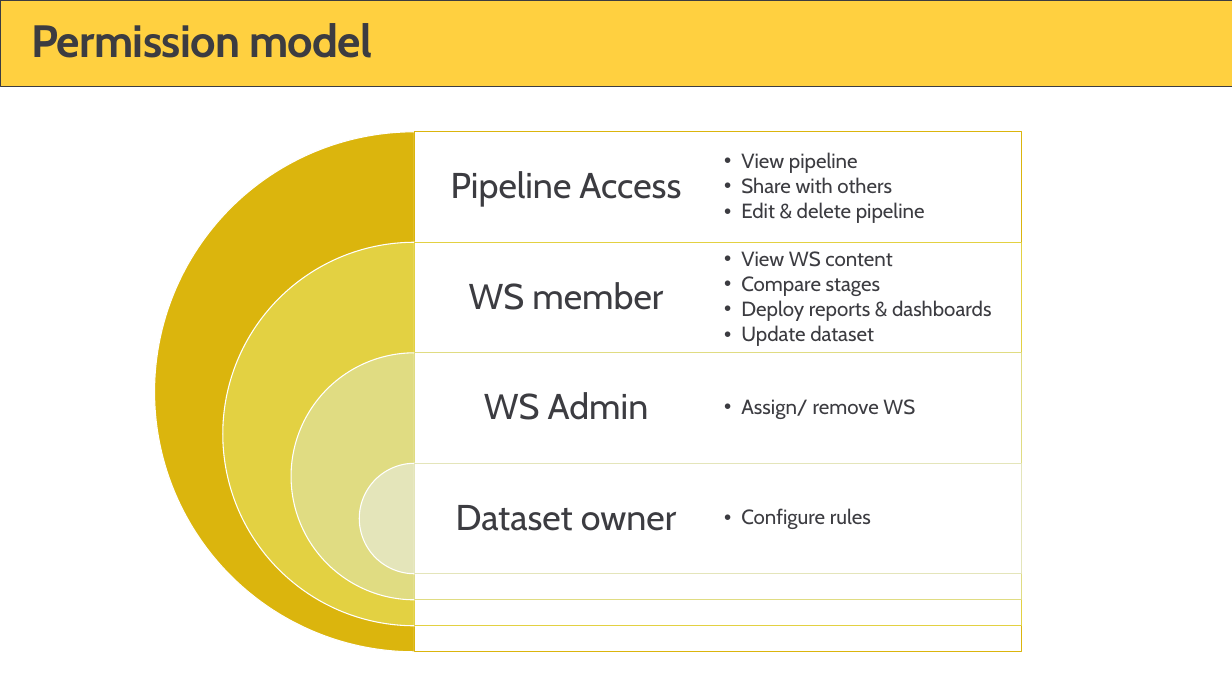
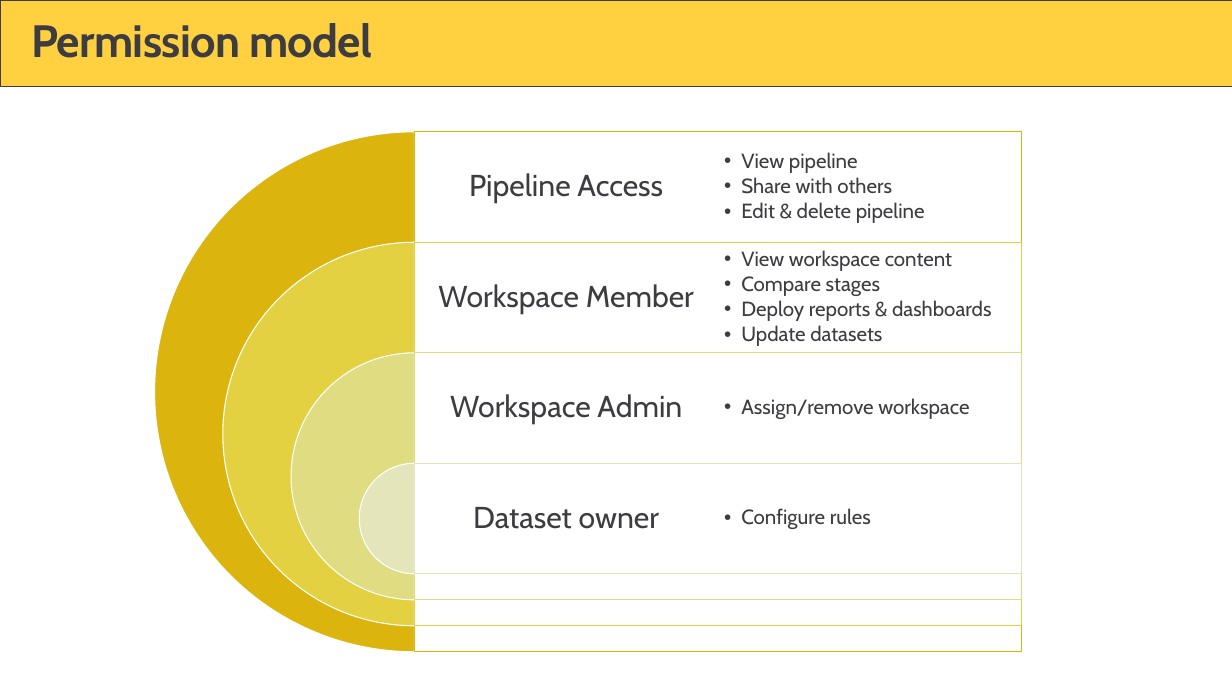
Before and after one commit to PowerBiDevCamp/Camp-Sessions, a slide deck: slide 16 of Session 15 - ALM in Power BI with Deployment Pipelines.pptx (slide 30 before the commit). Drawn at 1232x693 pixels with LibreOffice and Linux fonts; fonts in the diff are those of the drawing; background and template pictures are left out. Boxes give left, top, right and bottom in pixels: in the first picture for what was removed or moved away, otherwise in the second. Text is boxed around its words. In the diff, an @@ line names an element or a change of style, - is before the commit and + after.

```diff
--- a/Session 15 - ALM in Power BI with Deployment Pipelines.pptx
+++ b/Session 15 - ALM in Power BI with Deployment Pipelines.pptx
@@ freeform shape "Pipeline Access" at (x1=415, y1=131, x2=1022, y2=651): size 28.6 to 24 pt; less space between paragraphs @@
@@ text in free at (x1=741, y1=250, x2=952, y2=271): text changed @@
-  • View WS content
+  • View workspace content
@@ text in freeform shape at (x1=438, y1=284, x2=694, y2=314): text changed; size 28.6 to 24 pt @@
-WS member
+Workspace Member
@@ text in free at (x1=741, y1=325, x2=882, y2=346): text changed @@
-  • Update dataset
+  • Update datasets
@@ text in freeform shape at (x1=450, y1=394, x2=682, y2=425): text changed; size 28.6 to 24 pt @@
-WS Admin
+Workspace Admin
@@ text in free at (x1=741, y1=398, x2=969, y2=419): text changed @@
-  • Assign/ remove WS
+  • Assign/remove workspace
@@ freeform shape "Dataset owner" at (x1=415, y1=463, x2=1022, y2=573): size 28.6 to 24 pt; less space between paragraphs @@
```
Also in this commit, not shown: 23 other slides changed, 15 slides added, 12 slides removed.
